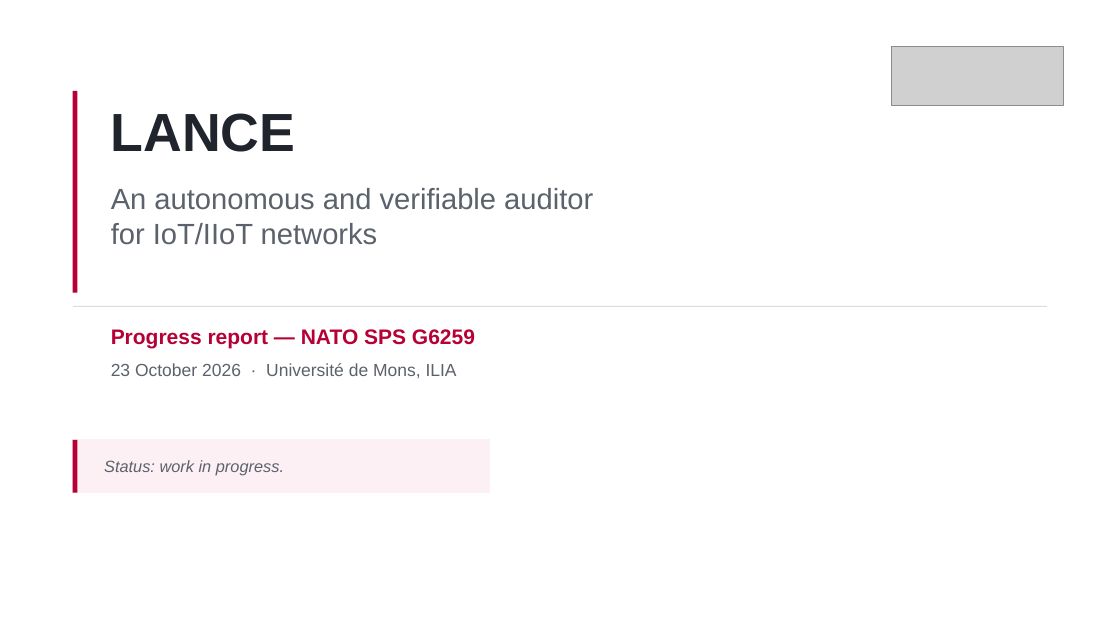
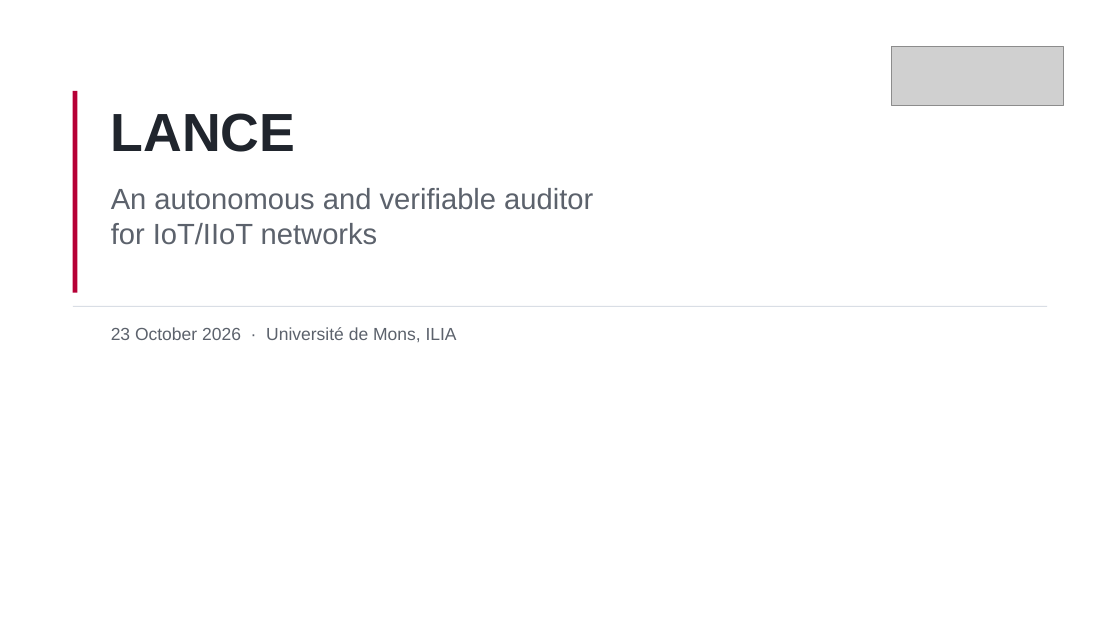
Before and after one commit to Tanguyvans/LANCE, a slide deck: slide 1 of objectifs/presentation-2026-10-23/slides.pptx. Drawn at 1120x630 pixels with LibreOffice and Linux fonts; fonts in the diff are those of the drawing; grey boxes stand for pictures. Boxes give left, top, right and bottom in pixels: in the first picture for what was removed or moved away, otherwise in the second. Text is boxed around its words. In the diff, an @@ line names an element or a change of style, - is before the commit and + after.

```diff
--- a/objectifs/presentation-2026-10-23/slides.pptx
+++ b/objectifs/presentation-2026-10-23/slides.pptx
@@ text "23 October 2026 · Université ...": place and size @@
-text "23 October 2026 · Université ..." at bbox=[111, 363, 457, 378]
+text "23 October 2026 · Université ..." at bbox=[111, 327, 457, 342]
@@ text removed at bbox=[111, 329, 475, 348] @@
-Progress report — NATO SPS G6259
@@ rectangle removed at bbox=[73, 440, 490, 493] @@
@@ rectangle removed at bbox=[73, 440, 78, 493] @@
@@ text removed at bbox=[104, 460, 284, 476] @@
-Status: work in progress.
```
Also in this commit, not shown: 9 other slides changed, 3 slides removed, 3 other files.
